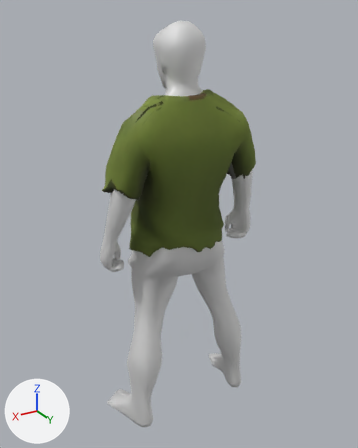
Renders of the Blender file art_source/equipment/nettle_shirt/tunic.blend from each side of a commit.
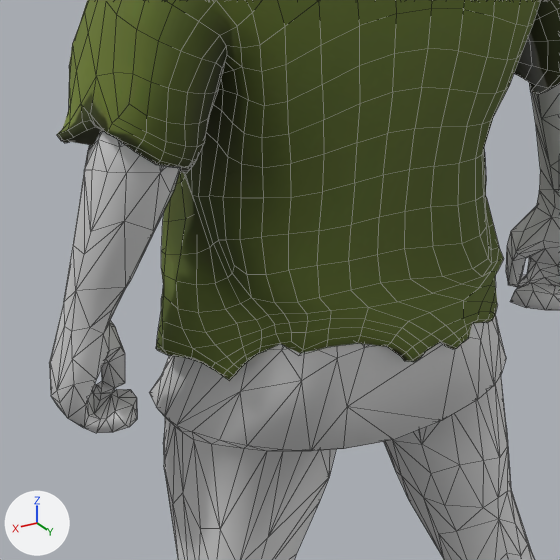
Each version is shown whole from a 50 mm lens placed at (1.147, 1.913, 1.978), pointed at (-0.009, -0.013, 1.015), then close up on the part from 24% to 67% of the width and 34% to 68% of the height. Every picture has the same lights, and +X, +Y and +Z are marked at lower left. The older version's two pictures come first. The close-ups show mesh edges as thin lines.

The first close-up shows 'meshy_commoner', 'nettle_shirt_tunic'.
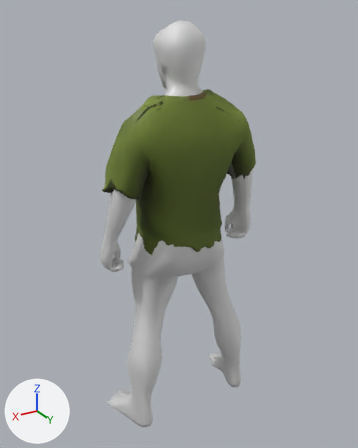
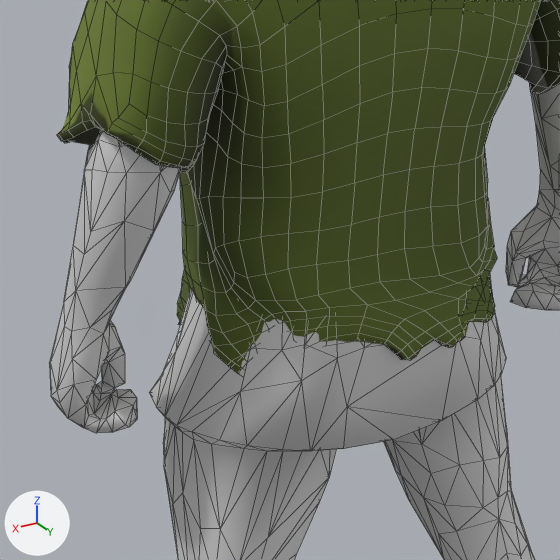
Where the change shows, as pixel boxes (x1, y1, x2, y2) in the close-ups (560 x 560 px; the box of a moved part takes in the faces that stretch with it):
'nettle_shirt_tunic', reshaped: before (56, 0, 560, 381); after (56, 0, 560, 374)
part 1 of me_nettle_shirt_tunic_mesh, moved or reshaped: before (156, 133, 504, 381); after (177, 133, 497, 374)

The change in detail:
me_nettle_shirt_tunic_mesh is used by ob_nettle_shirt_tunic; location (0.004, 0.009, 0.828); scale (0.857, 0.857, 0.857).
me_nettle_shirt_tunic_mesh had 1495 vertices, 1462 faces and spanned x -0.477..0.459, y -0.216..0.208, z 0.086..0.975.
me_nettle_shirt_tunic_mesh now has 1495 vertices, 1462 faces and spans x -0.477..0.459, y -0.216..0.206, z 0.097..0.975.
me_nettle_shirt_tunic_mesh part 1: 349 of 1495 vertices moved; they spanned x -0.278..0.306, y -0.192..0.208, z 0.086..0.427 and now span x -0.268..0.246, y -0.19..0.199, z 0.097..0.427; mean shift (-0.01, -0.005, -0.003); largest move (0.303, -0.002, 0.167) -> (0.23, -0.028, 0.153).
